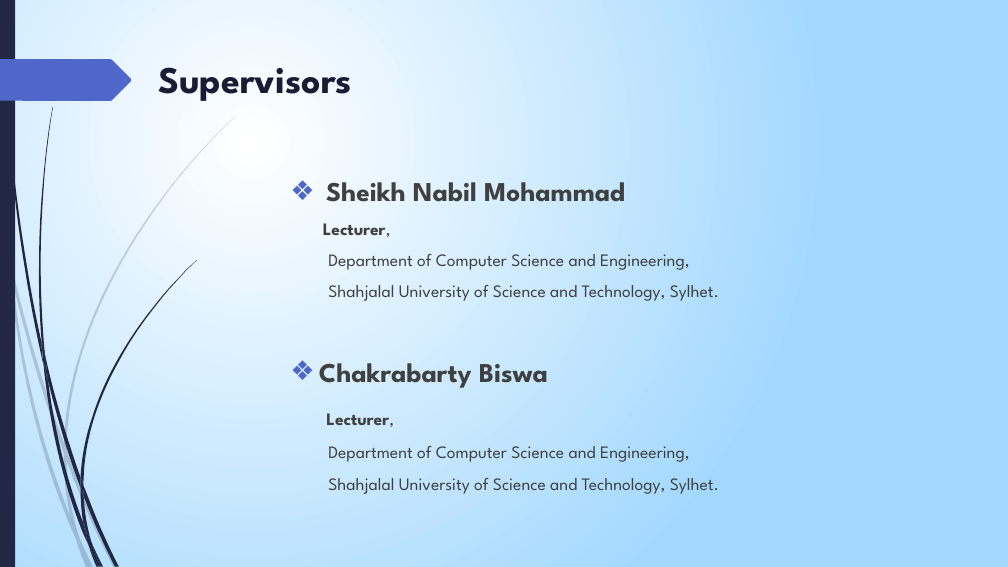
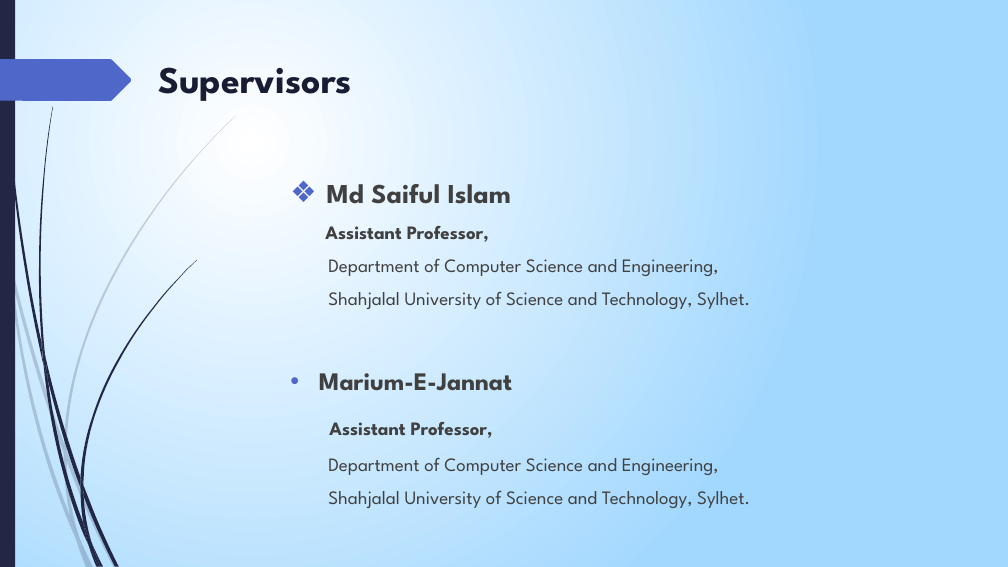
Before and after one commit to talha08/nlp_lab_sust, a slide deck: slide 2 of 200.pptx. Drawn at 1008x567 pixels with LibreOffice and Linux fonts; fonts in the diff are those of the drawing. Boxes give left, top, right and bottom in pixels: in the first picture for what was removed or moved away, otherwise in the second. Text is boxed around its words. In the diff, an @@ line names an element or a change of style, - is before the commit and + after.

```diff
--- a/200.pptx
+++ b/200.pptx
@@ text at <box>325,184,511,242</box>: text changed; size 25.9 to 18 pt @@
-❖ Sheikh Nabil Mohammad
-Lecturer,
+❖ Md Saiful Islam
+Assistant Professor,
@@ text at <box>328,259,750,508</box>: size 16.6 to 18 pt in "Department of Computer Science and Engineering,", "Shahjalal University of Science and Technology, Sylhet.", "Department of Computer Science and Engineering,", "Shahjalal University of Science and Technology, Sylhet." @@
@@ text at <box>319,373,512,438</box>: text changed; size 25.9 to 18 pt @@
-❖ Chakrabarty Biswa
-Lecturer,
+• Marium-E-Jannat
+Assistant Professor,
```
Also in this commit, not shown: 1 other slide changed, 2 slides added, 14 slides removed, 15 other files.
